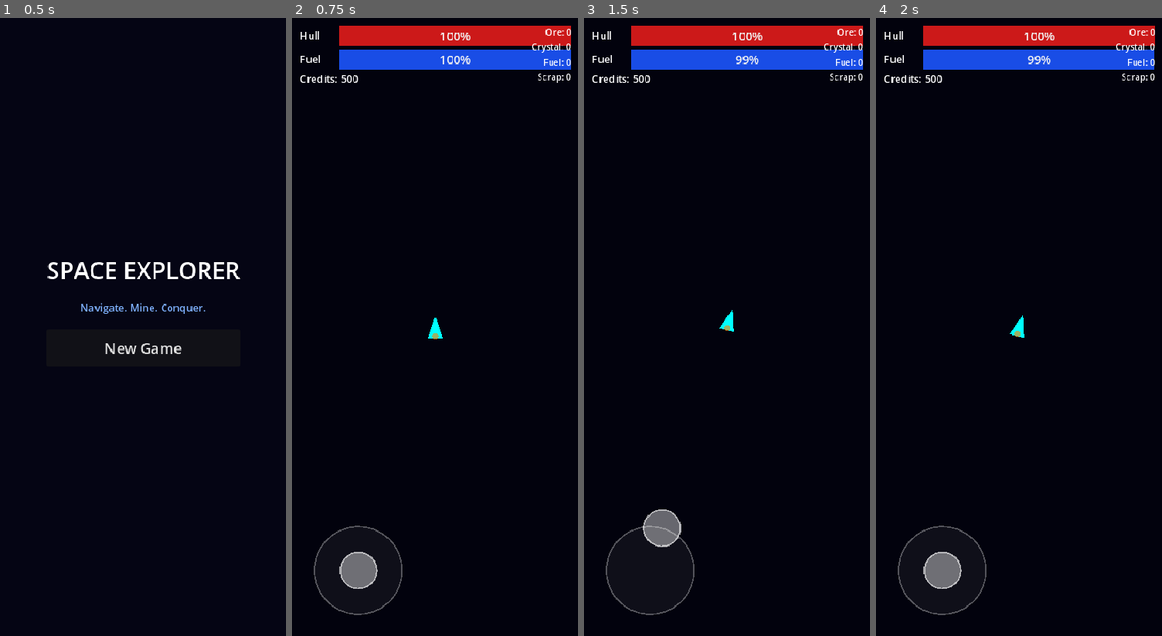
Above: before the commit, frames 1-4 (left to right).
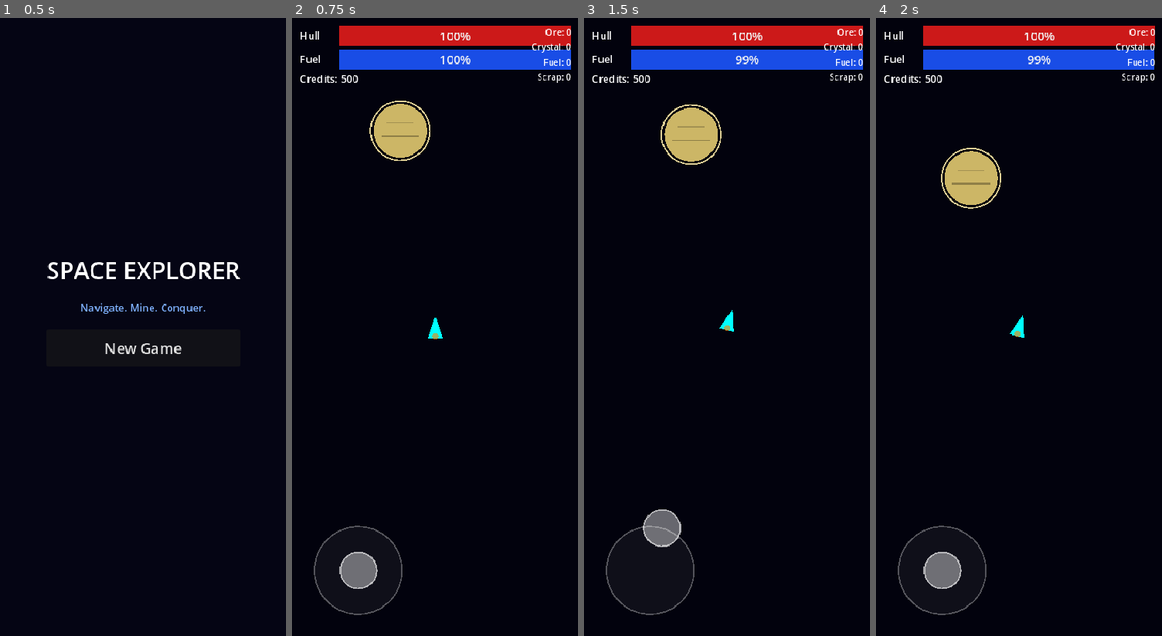
Above: after the commit, the same moments.

Repository: ichizh8/space-game-rt
Game: Godot game, scene res://scenes/main_menu.tscn
The game is run twice, just before and just after one commit, with the same random seed, the same clock (stepped at 60 frames per second) and the same inputs.
Inputs (mouse positions are in pixels of both pictures, inside the frame that each line leads up to):
- Up to frame 1 (0.5 s): no input
- Up to frame 2 (0.75 s): click "New Game" at 0.5 s
- Up to frame 3 (1.5 s): tap Enter at 1.25 s; drag from (649, 568) to (755, 191) at 1.27 s
- Up to frame 4 (2 s): no input

Frame 1 is identical in both runs. In frame 2, 1.4% of the frame differs, in the area x 27-49%, y 13-24%; in frame 3, 1.4%; in frame 4, 1.4%.

Commit message:
Fix: deferred stars+spawn, splash !important, black splash PNG

Diff:
--- a/scripts/sector_generator.gd
+++ b/scripts/sector_generator.gd
@@ -35,7 +35,7 @@
 	planet_scene = load("res://scenes/planet.tscn")
 	enemy_scene = load("res://scenes/enemy.tscn")
 	artifact_scene = load("res://scenes/artifact.tscn")
-	_spawn_initial()
+	call_deferred("_spawn_initial")
 
 
 func _process(delta: float) -> void:
--- a/scripts/star_background.gd
+++ b/scripts/star_background.gd
@@ -3,39 +3,30 @@
 var _stars: Array[Vector2] = []
 var _star_sizes: Array[float] = []
 var _star_colors: Array[Color] = []
-var _scroll_speed: float = 0.2
-var _offset: Vector2 = Vector2.ZERO
-var _viewport_size: Vector2
+var _ready_done: bool = false
 
 
 func _ready() -> void:
-	_viewport_size = get_viewport_rect().size
-	_generate_stars()
+	call_deferred("_init_stars")
 
 
-func _generate_stars() -> void:
-	_stars.clear()
-	_star_sizes.clear()
-	_star_colors.clear()
-	var w := _viewport_size.x * 2.0
-	var h := _viewport_size.y * 2.0
+func _init_stars() -> void:
+	var vp := get_viewport_rect().size
+	if vp.x <= 0:
+		vp = Vector2(390, 844)
+	var w := vp.x
+	var h := vp.y
 	for i in range(200):
 		_stars.append(Vector2(randf_range(0, w), randf_range(0, h)))
 		_star_sizes.append(randf_range(0.8, 2.0))
 		var brightness := randf_range(0.4, 1.0)
 		_star_colors.append(Color(brightness, brightness, brightness + 0.1, 1.0))
-
-
-func _process(delta: float) -> void:
+	_ready_done = true
 	queue_redraw()
 
 
 func _draw() -> void:
-	var w := _viewport_size.x * 2.0
-	var h := _viewport_size.y * 2.0
+	if not _ready_done:
+		return
 	for i in range(_stars.size()):
-		var pos := Vector2(
-			fmod(_stars[i].x, w),
-			fmod(_stars[i].y, h)
-		) - Vector2(_viewport_size.x * 0.5, _viewport_size.y * 0.5)
-		draw_circle(pos, _star_sizes[i], _star_colors[i])
+		draw_circle(_stars[i], _star_sizes[i], _star_colors[i])
Binary file changed: web-export/index.png
Not shown, changed: web-export/index.html
Not shown, changed: web-export/index.pck
